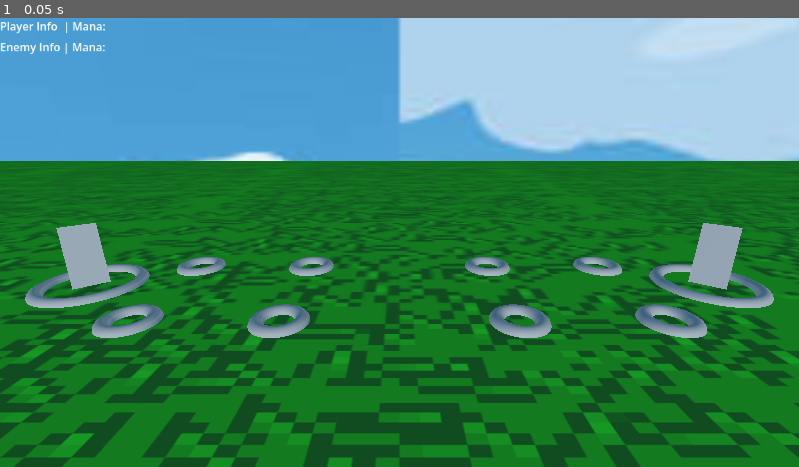
Above: before the commit, frame 1.
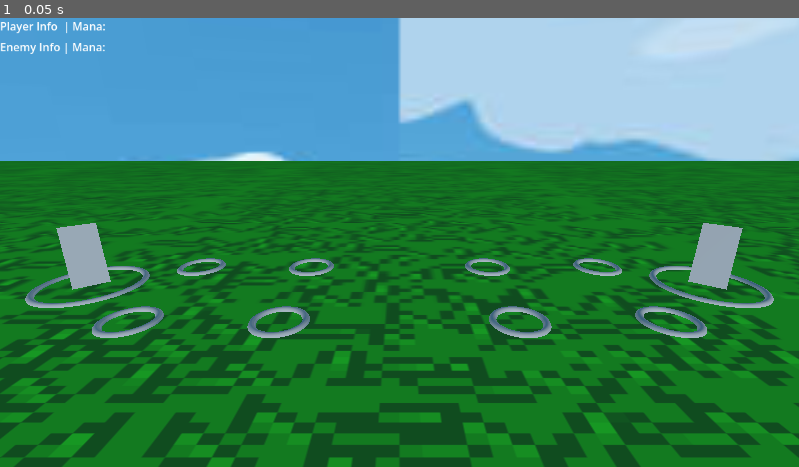
Above: after the commit, the same moment.

Repository: oNeko1/Personal-Project-with-Elroy
Game: Godot game, scene res://gameplay.tscn
The game is run twice, just before and just after one commit, with the same random seed, the same clock (stepped at 60 frames per second) and the same inputs.
Inputs:
- Up to frame 1 (0.05 s): no input

The runs differ from the first frame. In frame 1, 2.0% of the frame differs, in the area x 3-97%, y 53-71%.

Commit message:
Moved stuff

Diff:
--- a/Scripts/camera.gd
+++ /dev/null
@@ -1,7 +0,0 @@
-extends Camera2D
-
-@export var camera_speed : float = 32;
-
-func _process(delta: float) -> void:
-	var axis : Vector2 = Input.get_vector("Left","Right","Up","Down");
-	position += axis * delta * camera_speed;
--- a/Scripts/camera_controller.gd
+++ b/Scripts/game/camera_controller.gd
@@ -1,4 +1,5 @@
-extends Node
+class_name GameCameraController
+extends Camera3D
 
 # Vars
 var game_manager		: GameManager # Reference to %"Game Manager"
@@ -12,11 +13,6 @@
 	# Initialize variables
 	game_manager 		= %"Game Manager"
 	initial_position 	= self.global_position
-
-
-# Called every frame. 'delta' is the elapsed time since the previous frame.
-func _process(delta: float) -> void:
-	pass
 
 # Immediately set camera_is_transitioning to true
 # If any other functions like game_manager.toggle_selected_character_ui()
--- /dev/null
+++ b/Scripts/game/field_side.gd
@@ -0,0 +1,5 @@
+class_name FieldSide
+extends Node
+
+@export var commander_marker : Node3D;
+@export var unit_markers : Array[Node3D];
--- a/Scripts/game_manager.gd
+++ b/Scripts/game/game_manager.gd
@@ -15,12 +15,12 @@
 # Player Resources
 @export_group("Player Resources	")
 @export var player_mana 			: int = 0
-@export var player_commander_health	: int = 10
+## Player Commander Health is Fetched from the Commander Unit Node
 
 # Enemy Resources
 @export_group("Enemy Resources	")
 @export var enemy_mana				: int = 0
-@export var enemy_commander_health	: int = 100
+## Enemy Commander Health is Fetched from the Commander Unit Node
 
 # Game State Management
 @export_group("Game State Management")
@@ -33,6 +33,9 @@
 @export var player_units			: Array[Unit]
 @export var enemy_units				: Array[Unit]
 
+@onready var player_side: FieldSide = %"Player Side"
+@onready var enemy_side: FieldSide = %"Enemy Side"
+
 # Called when the node enters the scene tree for the first time.
 func _ready() -> void:
 
@@ -44,9 +47,13 @@
 
 	# Initialize all the is_enemy of all units
 	for unit in player_units:	# Do for player side
+		assert(is_instance_valid(unit))
+		unit.add_to_group("Friendly");
 		unit.is_enemy = false
 	for unit in enemy_units:	# Do for enemy side
+		assert(is_instance_valid(unit))
 		unit.is_enemy = true
+		unit.add_to_group("Hostile");
 
 	# Deactivate all the skill buttons initially
 	for i in range(skill_buttons.size()):
@@ -54,11 +61,6 @@
 
 	# SetActive false for selected_character_ui
 	set_active_selected_character_ui(false)
-
-
-# Called every frame. 'delta' is the elapsed time since the previous frame.
-func _process(delta: float) -> void:
-	pass
 
 # Everything that happens when end turn
 func end_turn() -> void:
@@ -74,8 +76,11 @@
 	for unit in player_units:
 		unit.unit_turn_done = false
 
+	# First Child should be Commander
+	var commander : Unit = player_side.commander_marker.get_child(0);
+
 	# Update debug text
-	player_info_text.text = "Player Info  | Mana: %s | Health: %s" % [player_mana, player_commander_health]
+	player_info_text.text = "Player Info  | Mana: %s | Health: %s" % [player_mana, commander.health]
 	print("Ended turn for player")
 
 
@@ -86,8 +91,10 @@
 	for unit in enemy_units:
 		unit.unit_turn_done = false
 
+	var commander : Unit = player_side.commander_marker.get_child(0);
+
 	# Update debug text
-	enemy_info_text.text = "Enemy Info | Mana: %s | Health: %s" % [enemy_mana, enemy_commander_health]
+	enemy_info_text.text = "Enemy Info | Mana: %s | Health: %s" % [enemy_mana, commander.health]
 	print("Ended turn for enemy")
 
 
--- a/Scripts/unit.gd
+++ b/Scripts/game/unit.gd
@@ -1,5 +1,5 @@
 class_name Unit
-extends MeshInstance3D
+extends Node3D
 
 # Unit stats
 @export_group("Unit stats")
@@ -7,16 +7,15 @@
 @export var health				: int = 100
 @export var attack_power		: int = 10
 
-# Serialize Nodes
-@export_group("Serialize Nodes")
-@export var unit_name_label3d	: Label3D
+@onready var unit_name_label3d : Label3D = $"Area3D/Unit Name";
 
 # Unit state control
+@export_category("State")
 var unit_currently_selected		: bool = false
 @export var unit_turn_done		: bool = false
 var is_enemy					: bool
 
-@onready var game_camera : Camera3D = get_viewport().get_camera_3d();
+@onready var game_camera : GameCameraController = get_viewport().get_camera_3d();
 
 # Called when the node enters the scene tree for the first time.
 func _ready() -> void:
@@ -90,19 +89,13 @@
 # Used to de-select a unit after using a move or after their turn has ended
 func toggle_select_unit() -> void:
 
+	var game_manager : GameManager = %"Game Manager";
+
 	# Call GameManager toggle_selected_character_ui
-	if (%"Game Manager".has_method("toggle_selected_character_ui")):
-		%"Game Manager".toggle_selected_character_ui(self)
-	else :
-		assert(false, "%GameManager does not have toggle_selected_character_ui
-		function (SHOULD NOT HAPPEN)")
+	game_manager.toggle_selected_character_ui(self)
 
 	# Call camera_controller zoom_into function
-	if (game_camera.has_method("toggle_zoom")):
-		game_camera.toggle_zoom(self)
-	else :
-		assert(false, "camera does not have toggle_zoom
-		function (SHOULD NOT HAPPEN)")
+	game_camera.toggle_zoom(self)
 
 	# Toggle whether unit is currently selected
 	unit_currently_selected = !unit_currently_selected
--- a/base_unit.tscn
+++ b/base_unit.tscn
@@ -1,6 +1,6 @@
 [gd_scene format=3 uid="uid://b4jpoiji7e8uo"]
 
-[ext_resource type="Script" uid="uid://bwnd8iqhn6c1i" path="res://Scripts/unit.gd" id="1_sl3h6"]
+[ext_resource type="Script" uid="uid://bwnd8iqhn6c1i" path="res://Scripts/game/unit.gd" id="1_sl3h6"]
 
 [sub_resource type="PlaneMesh" id="PlaneMesh_cbffv"]
 flip_faces = true
@@ -11,11 +11,11 @@
 [sub_resource type="BoxShape3D" id="BoxShape3D_fbudy"]
 size = Vector3(0.6, 1.2, 0.3)
 
-[node name="Placeholder Commander" type="MeshInstance3D" unique_id=127961555 node_paths=PackedStringArray("unit_name_label3d")]
+[node name="Unit" type="Node3D" unique_id=864296948 groups=["Unit"]]
+script = ExtResource("1_sl3h6")
+
+[node name="Mesh" type="MeshInstance3D" parent="." unique_id=127961555]
 mesh = SubResource("PlaneMesh_cbffv")
-script = ExtResource("1_sl3h6")
-unit_name = "Player"
-unit_name_label3d = NodePath("Area3D/Unit Name")
 
 [node name="Area3D" type="Area3D" parent="." unique_id=737255578]
 
--- a/friendly_unit.tscn
+++ /dev/null
@@ -1,11 +0,0 @@
-[gd_scene format=3 uid="uid://drwfkt186n4eh"]
-
-[ext_resource type="Texture2D" uid="uid://bxe7m3d0yos87" path="res://Images/Noelle.jpg" id="1_tulv4"]
-[ext_resource type="Script" uid="uid://552lhet8f08h" path="res://Scripts/friendly_unit.gd" id="1_yxx3d"]
-
-[node name="Friendly Unit" type="Node2D" unique_id=474601823]
-script = ExtResource("1_yxx3d")
-
-[node name="Sprite2D" type="Sprite2D" parent="." unique_id=691005167]
-scale = Vector2(0.056727476, 0.056727484)
-texture = ExtResource("1_tulv4")
--- a/game_manager.tscn
+++ /dev/null
@@ -1,6 +0,0 @@
-[gd_scene format=3 uid="uid://r6qw5u4sm637"]
-
-[ext_resource type="Script" uid="uid://dnsaigshyl7nt" path="res://Scripts/game_manager.gd" id="1_70yv6"]
-
-[node name="GameManager" type="Node" unique_id=1462480994]
-script = ExtResource("1_70yv6")
--- a/gameplay.tscn
+++ b/gameplay.tscn
@@ -1,16 +1,17 @@
 [gd_scene format=3 uid="uid://c7jd5salog4ci"]
 
-[ext_resource type="Script" uid="uid://dnsaigshyl7nt" path="res://Scripts/game_manager.gd" id="1_cbffv"]
+[ext_resource type="Script" uid="uid://dnsaigshyl7nt" path="res://Scripts/game/game_manager.gd" id="1_3n40r"]
 [ext_resource type="Texture2D" uid="uid://bxe7m3d0yos87" path="res://Images/Noelle.jpg" id="1_n4psk"]
 [ext_resource type="Texture2D" uid="uid://d1thxqykmfj3q" path="res://Images/bsry_ns.png" id="2_0m7cd"]
 [ext_resource type="Script" uid="uid://0cgcoghvobcy" path="res://skill_button.gd" id="3_2ihbs"]
 [ext_resource type="Texture2D" uid="uid://c3484ykjsg4gy" path="res://Images/Grass.png" id="4_smepj"]
-[ext_resource type="Script" uid="uid://rr8b50yxx50e" path="res://Scripts/camera_controller.gd" id="5_0m7cd"]
 [ext_resource type="Environment" uid="uid://cke6oeurg66uk" path="res://game_environment.tres" id="5_3n40r"]
 [ext_resource type="Texture2D" uid="uid://dpflodnfswlm8" path="res://Images/Sky Temp.jpg" id="5_cbffv"]
+[ext_resource type="Script" uid="uid://rr8b50yxx50e" path="res://Scripts/game/camera_controller.gd" id="6_45aep"]
 [ext_resource type="PackedScene" uid="uid://b4jpoiji7e8uo" path="res://base_unit.tscn" id="8_0m7cd"]
 [ext_resource type="PackedScene" uid="uid://bmye28lrencpa" path="res://unit_marker.tscn" id="9_1qy1k"]
 [ext_resource type="PackedScene" uid="uid://c1u3ix4i0rrj5" path="res://commander_marker.tscn" id="9_3n40r"]
+[ext_resource type="Script" uid="uid://dxjaw3ewa5q5r" path="res://Scripts/game/field_side.gd" id="9_45aep"]
 
 [sub_resource type="LabelSettings" id="LabelSettings_n4psk"]
 font_size = 20
@@ -34,14 +35,13 @@
 
 [node name="Singletons" type="Node" parent="." unique_id=1620605301]
 
-[node name="Game Manager" type="Node" parent="Singletons" unique_id=722186434 node_paths=PackedStringArray("player_info_text", "enemy_info_text", "skill_buttons", "player_units", "enemy_units")]
-unique_name_in_owner = true
-script = ExtResource("1_cbffv")
+[node name="Game Manager" type="Node" parent="Singletons" unique_id=722186434 node_paths=PackedStringArray("player_info_text", "enemy_info_text", "player_units", "enemy_units")]
+unique_name_in_owner = true
+script = ExtResource("1_3n40r")
 player_info_text = NodePath("../../HUD/Debug Information/Debug Info Player")
 enemy_info_text = NodePath("../../HUD/Debug Information/Debug Info Enemy")
-skill_buttons = [NodePath("../../HUD/Selected Character Info/Skills/Test Skill 1")]
-player_units = [NodePath("../../Battleground/Player Side/Commander Marker/Placeholder Commander")]
-enemy_units = [NodePath("../../Battleground/Enemy Side/Commander Marker2/Placeholder Commander")]
+player_units = [NodePath("../../Battleground/Player Side/Commander Marker/Commander")]
+enemy_units = [NodePath("../../Battleground/Enemy Side/Commander Marker/Commander")]
 
 [node name="HUD" type="CanvasLayer" parent="." unique_id=22292094]
 
@@ -138,7 +138,7 @@
 [node name="Main Camera" type="Camera3D" parent="Battleground" unique_id=1292711313]
 transform = Transform3D(1, 0, 0, 0, 0.9533278, 0.3019373, 0, -0.3019373, 0.9533278, 0, 1.28813, 2.9097333)
 fov = 60.0
-script = ExtResource("5_0m7cd")
+script = ExtResource("6_45aep")
 
 [node name="Ground" type="MeshInstance3D" parent="Battleground" unique_id=1637221557]
 transform = Transform3D(3, 0, 0, 0, 1, 0, 0, 0, 2, 0, 0, 0)
@@ -149,7 +149,11 @@
 visible = false
 mesh = SubResource("PlaneMesh_1qy1k")
 
-[node name="Player Side" type="Node" parent="Battleground" unique_id=1674520609]
+[node name="Player Side" type="Node" parent="Battleground" unique_id=1674520609 node_paths=PackedStringArray("commander_marker", "unit_markers")]
+unique_name_in_owner = true
+script = ExtResource("9_45aep")
+commander_marker = NodePath("Commander Marker")
+unit_markers = [NodePath("Unit Marker"), NodePath("Unit Marker2"), NodePath("Unit Marker3"), NodePath("Unit Marker4")]
 
 [node name="Unit Marker" parent="Battleground/Player Side" unique_id=2100096520 instance=ExtResource("9_1qy1k")]
 transform = Transform3D(1, 0, 0, 0, 1, 0, 0, 0, 1, -1.8000001, 0, -0.4)
@@ -166,26 +170,32 @@
 [node name="Commander Marker" parent="Battleground/Player Side" unique_id=456711919 instance=ExtResource("9_3n40r")]
 transform = Transform3D(1, 0, 0, 0, 1, 0, 0, 0, 1, -2.5, 0, 0)
 
-[node name="Placeholder Commander" parent="Battleground/Player Side/Commander Marker" unique_id=127961555 instance=ExtResource("8_0m7cd")]
-
-[node name="Enemy Side" type="Node" parent="Battleground" unique_id=1400707726]
-
-[node name="Unit Marker5" parent="Battleground/Enemy Side" unique_id=1151876877 instance=ExtResource("9_1qy1k")]
+[node name="Commander" parent="Battleground/Player Side/Commander Marker" unique_id=864296948 instance=ExtResource("8_0m7cd")]
+unit_name = "player"
+
+[node name="Enemy Side" type="Node" parent="Battleground" unique_id=1400707726 node_paths=PackedStringArray("commander_marker", "unit_markers")]
+unique_name_in_owner = true
+script = ExtResource("9_45aep")
+commander_marker = NodePath("Commander Marker")
+unit_markers = [NodePath("Unit Marker"), NodePath("Unit Marker2"), NodePath("Unit Marker3"), NodePath("Unit Marker4")]
+
+[node name="Unit Marker" parent="Battleground/Enemy Side" unique_id=1151876877 instance=ExtResource("9_1qy1k")]
 transform = Transform3D(1, 0, 0, 0, 1, 0, 0, 0, 1, 1.8, 0, -0.4)
 
-[node name="Unit Marker6" parent="Battleground/Enemy Side" unique_id=1356938071 instance=ExtResource("9_1qy1k")]
+[node name="Unit Marker2" parent="Battleground/Enemy Side" unique_id=1356938071 instance=ExtResource("9_1qy1k")]
 transform = Transform3D(1, 0, 0, 0, 1, 0, 0, 0, 1, 0.8, 0, -0.4)
 
-[node name="Unit Marker7" parent="Battleground/Enemy Side" unique_id=1129229444 instance=ExtResource("9_1qy1k")]
+[node name="Unit Marker3" parent="Battleground/Enemy Side" unique_id=1129229444 instance=ExtResource("9_1qy1k")]
 transform = Transform3D(1, 0, 0, 0, 1, 0, 0, 0, 1, 0.8, 0, 0.6)
 
-[node name="Unit Marker8" parent="Battleground/Enemy Side" unique_id=1619966762 instance=ExtResource("9_1qy1k")]
+[node name="Unit Marker4" parent="Battleground/Enemy Side" unique_id=1619966762 instance=ExtResource("9_1qy1k")]
 transform = Transform3D(1, 0, 0, 0, 1, 0, 0, 0, 1, 1.8, 0, 0.6)
 
-[node name="Commander Marker2" parent="Battleground/Enemy Side" unique_id=1930247548 instance=ExtResource("9_3n40r")]
+[node name="Commander Marker" parent="Battleground/Enemy Side" unique_id=1930247548 instance=ExtResource("9_3n40r")]
 transform = Transform3D(1, 0, 0, 0, 1, 0, 0, 0, 1, 2.5, 0, 0)
 
-[node name="Placeholder Commander" parent="Battleground/Enemy Side/Commander Marker2" unique_id=1388077892 instance=ExtResource("8_0m7cd")]
+[node name="Commander" parent="Battleground/Enemy Side/Commander Marker" unique_id=2018990911 instance=ExtResource("8_0m7cd")]
+unit_name = "bsry"
 
 [node name="DirectionalLight3D" type="DirectionalLight3D" parent="Battleground" unique_id=211841542]
 
--- a/meshes/commander_marker.tres
+++ b/meshes/commander_marker.tres
@@ -1,5 +1,5 @@
 [gd_resource type="TorusMesh" format=3 uid="uid://cwi4jjkac5tg0"]
 
 [resource]
-inner_radius = 0.3
+inner_radius = 0.35
 outer_radius = 0.4
--- a/meshes/unit_marker_mesh.tres
+++ b/meshes/unit_marker_mesh.tres
@@ -1,5 +1,5 @@
 [gd_resource type="TorusMesh" format=3 uid="uid://cyrlmwh87ypb0"]
 
 [resource]
-inner_radius = 0.1
+inner_radius = 0.15
 outer_radius = 0.2
--- a/project.godot
+++ b/project.godot
@@ -14,6 +14,10 @@
 run/main_scene="uid://c7jd5salog4ci"
 config/features=PackedStringArray("4.6", "Forward Plus")
 config/icon="res://icon.svg"
+
+[global_group]
+
+Unit="Specifies this Object as a Unit"
 
 [input]
 
Not shown, removed: Scripts/camera.gd.uid
Renamed: Scripts/camera_controller.gd.uid -> Scripts/game/camera_controller.gd.uid
Not shown, added: Scripts/game/field_side.gd.uid
Renamed: Scripts/game_manager.gd.uid -> Scripts/game/game_manager.gd.uid
Renamed: Scripts/unit.gd.uid -> Scripts/game/unit.gd.uid
Not shown, removed: Documents/GAME DESIGN DOCUMENT.docx
